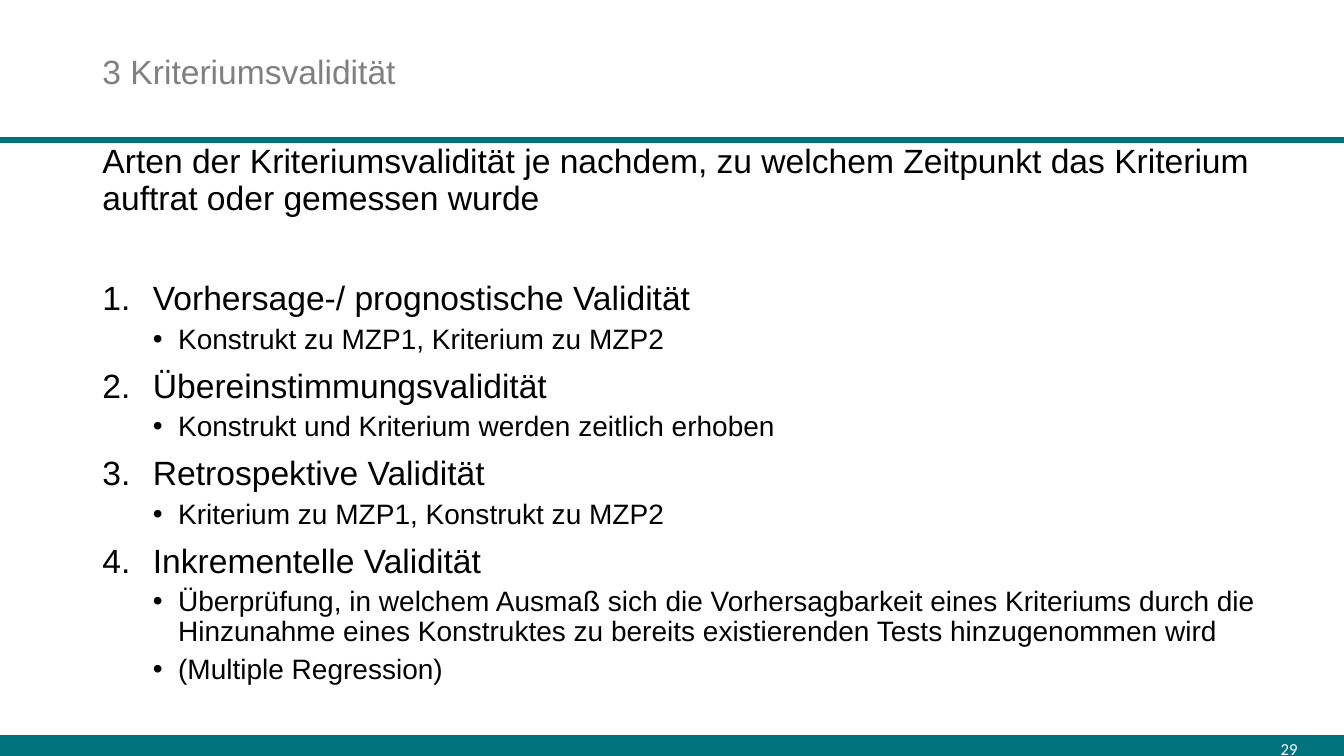
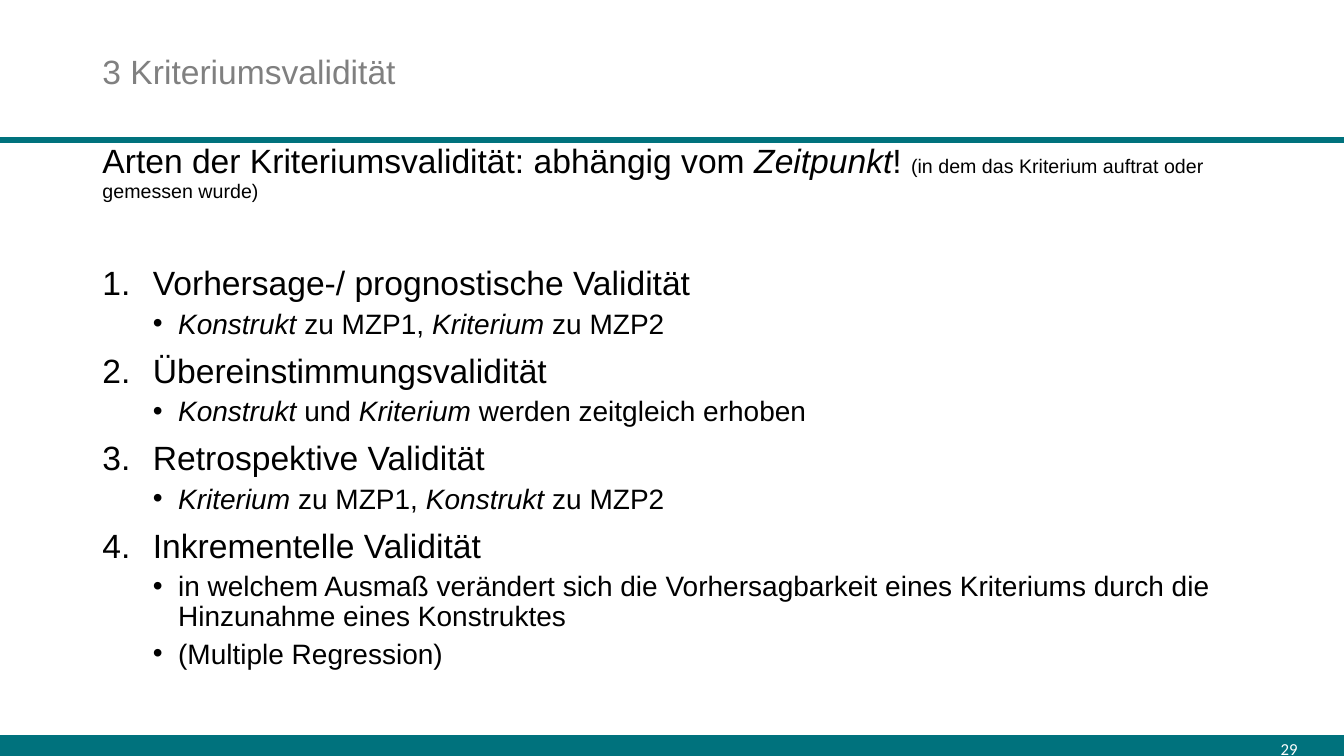
Before and after one commit to sbissantz/testtheory, a slide deck: slide 29 of 11-valid/validity-10.pptx. Drawn at 1344x756 pixels with LibreOffice and Linux fonts; fonts in the diff are those of the drawing. Boxes give left, top, right and bottom in pixels: in the first picture for what was removed or moved away, otherwise in the second. Text is boxed around its words. In the diff, an @@ line names an element or a change of style, - is before the commit and + after.

```diff
--- a/11-valid/validity-10.pptx
+++ b/11-valid/validity-10.pptx
@@ text at <box>102,148,1203,202</box>: text changed @@
-Arten der Kriteriumsvalidität je nachdem, zu welchem Zeitpunkt das Kriterium auftrat oder gemessen wurde
+Arten der Kriteriumsvalidität: abhängig vom Zeitpunkt! (in dem das Kriterium auftrat oder gemessen wurde)
@@ text at <box>178,313,665,513</box>: italic on in "Konstrukt Kriterium", "Kriterium Konstrukt" @@
@@ text at <box>178,400,806,426</box>: text changed @@
-  • Konstrukt und Kriterium werden zeitlich erhoben
+  • Konstrukt und Kriterium werden zeitgleich erhoben
@@ text at <box>178,575,1209,627</box>: text changed @@
-  • Überprüfung, in welchem Ausmaß sich die Vorhersagbarkeit eines Kriteriums durch die Hinzunahme eines Konstruktes zu bereits existierenden Tests hinzugenommen wird
+  • in welchem Ausmaß verändert sich die Vorhersagbarkeit eines Kriteriums durch die Hinzunahme eines Konstruktes
```
Also in this commit, not shown: 8 other slides changed, 1 other file.
